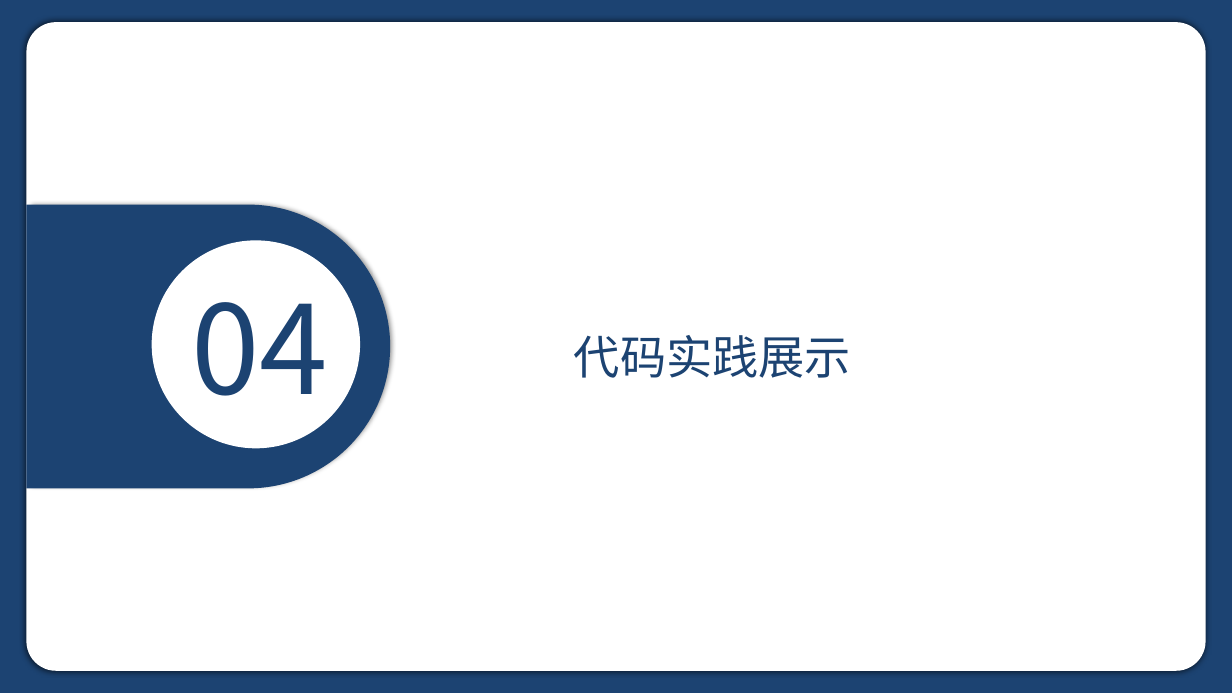
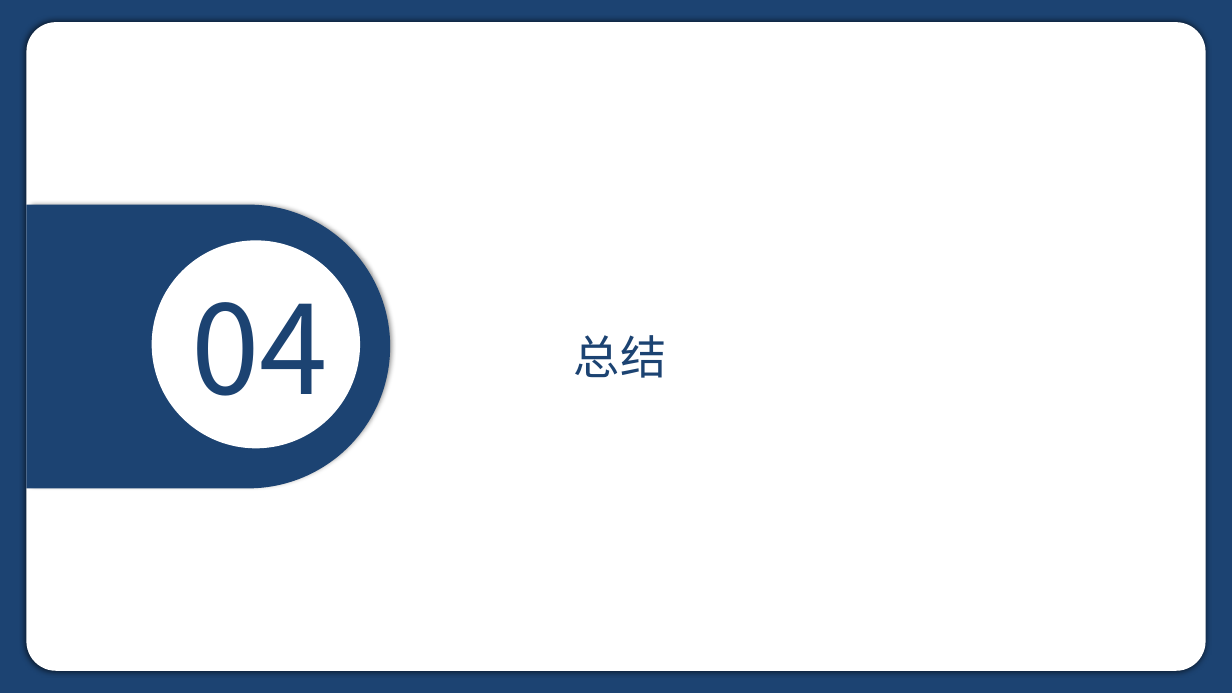
Before and after one commit to Hidehiii/Coursework_Data_Visualization, a slide deck: slide 40 of 答辩ppt.pptx (slide 9 before the commit). Drawn at 1232x693 pixels with LibreOffice and Linux fonts; fonts in the diff are those of the drawing. Boxes give left, top, right and bottom in pixels: in the first picture for what was removed or moved away, otherwise in the second. Text is boxed around its words. In the diff, an @@ line names an element or a change of style, - is before the commit and + after.

```diff
--- a/答辩ppt.pptx
+++ b/答辩ppt.pptx
@@ text at bbox=[574, 335, 666, 378]: text changed @@
-代码实践展示
+总结
```
Also in this commit, not shown: 11 other slides changed, 33 slides added, 1 slide removed.
